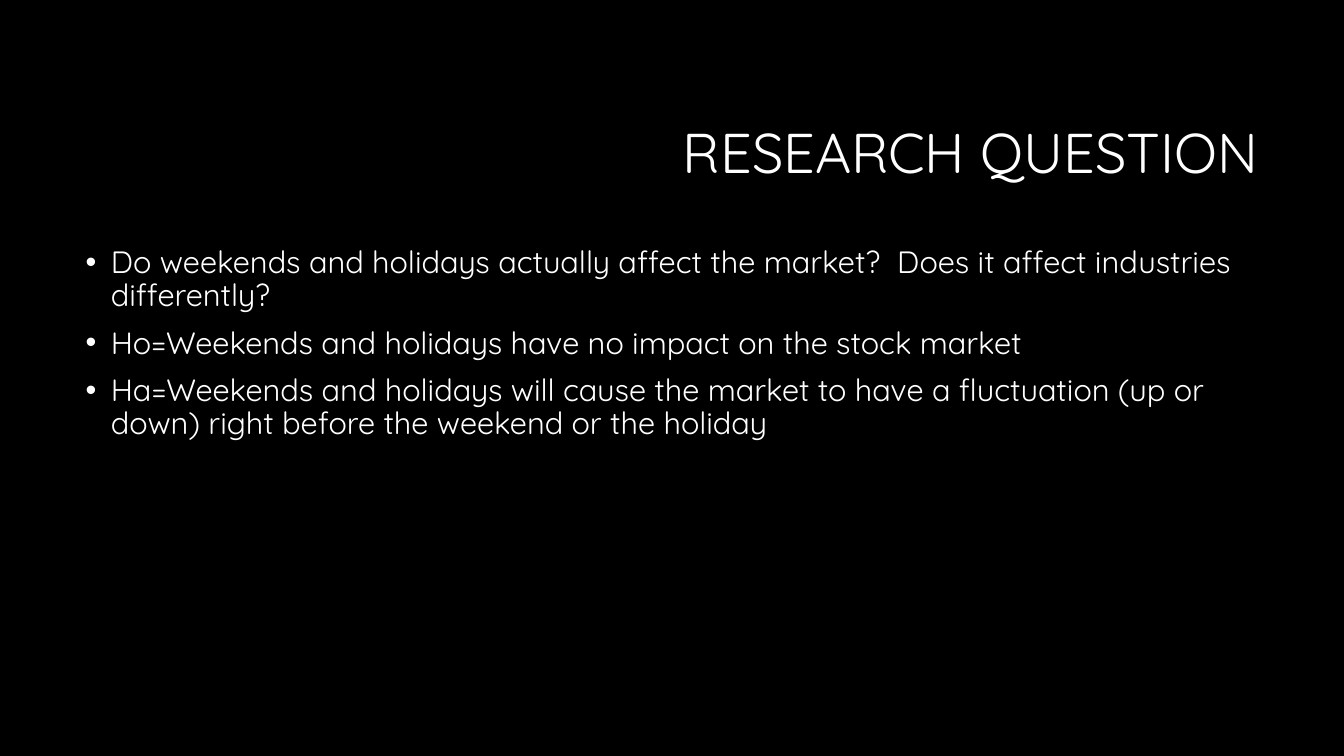
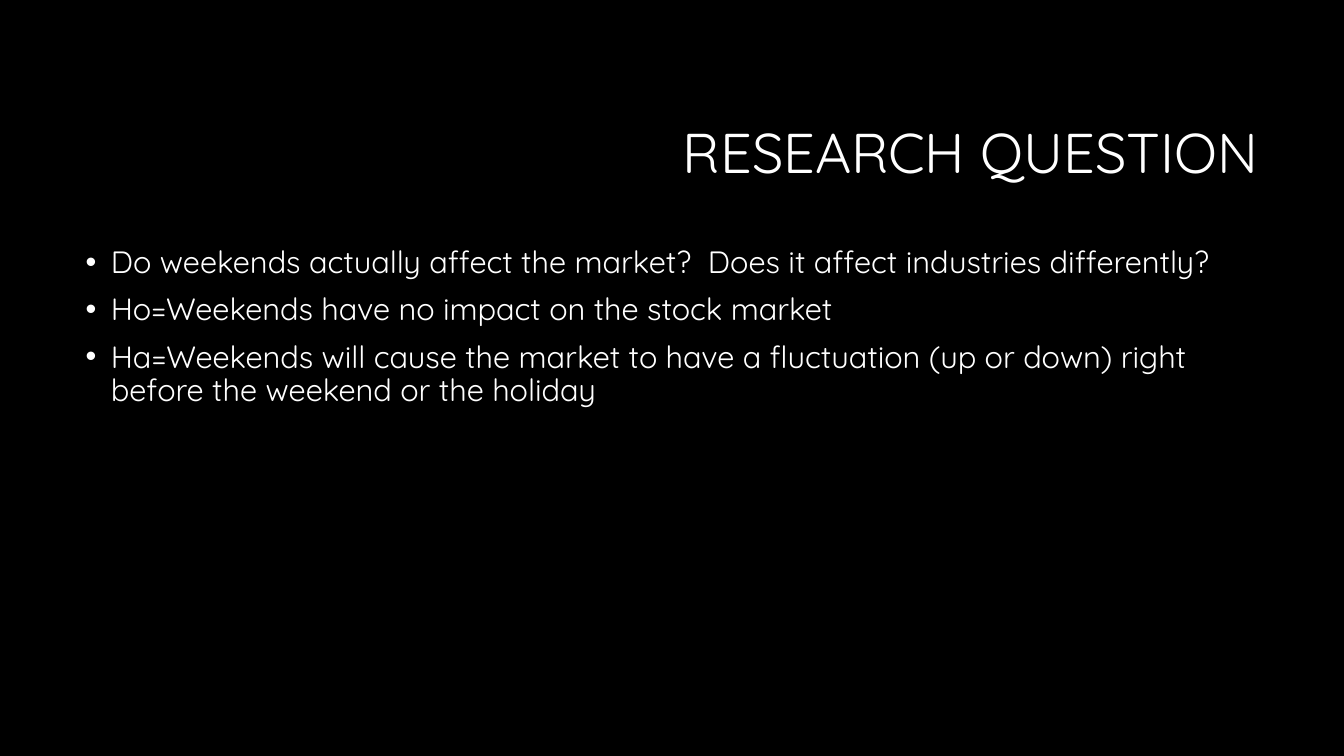
Before and after one commit to serenaL/GTATL5Project1, a slide deck: slide 2 of StocksAnalysisPresentationV1.pptx. Drawn at 1344x756 pixels with LibreOffice and Linux fonts; fonts in the diff are those of the drawing; background and template pictures are left out. Boxes give left, top, right and bottom in pixels: in the first picture for what was removed or moved away, otherwise in the second. Text is boxed around its words. In the diff, an @@ line names an element or a change of style, - is before the commit and + after.

```diff
--- a/StocksAnalysisPresentationV1.pptx
+++ b/StocksAnalysisPresentationV1.pptx
@@ text at box(111, 250, 1209, 407): text changed @@
-• Do weekends and holidays actually affect the market? Does it affect industries differently?
-• Ho=Weekends and holidays have no impact on the stock market
-• Ha=Weekends and holidays will cause the market to have a fluctuation (up or down) right before the weekend or the holiday
+• Do weekends actually affect the market? Does it affect industries differently?
+• Ho=Weekends have no impact on the stock market
+• Ha=Weekends will cause the market to have a fluctuation (up or down) right before the weekend or the holiday
```
Also in this commit, not shown: 4 slides added.
